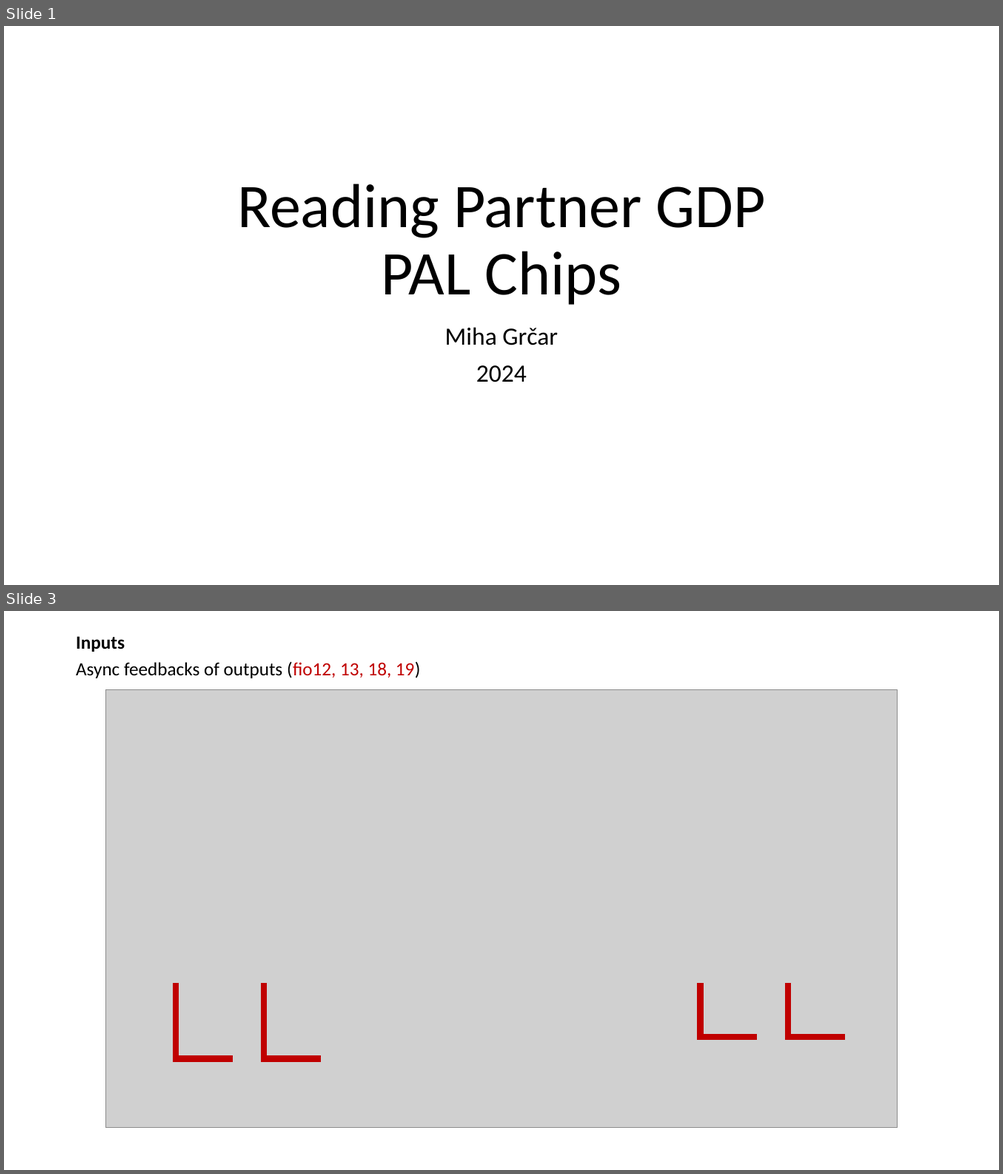
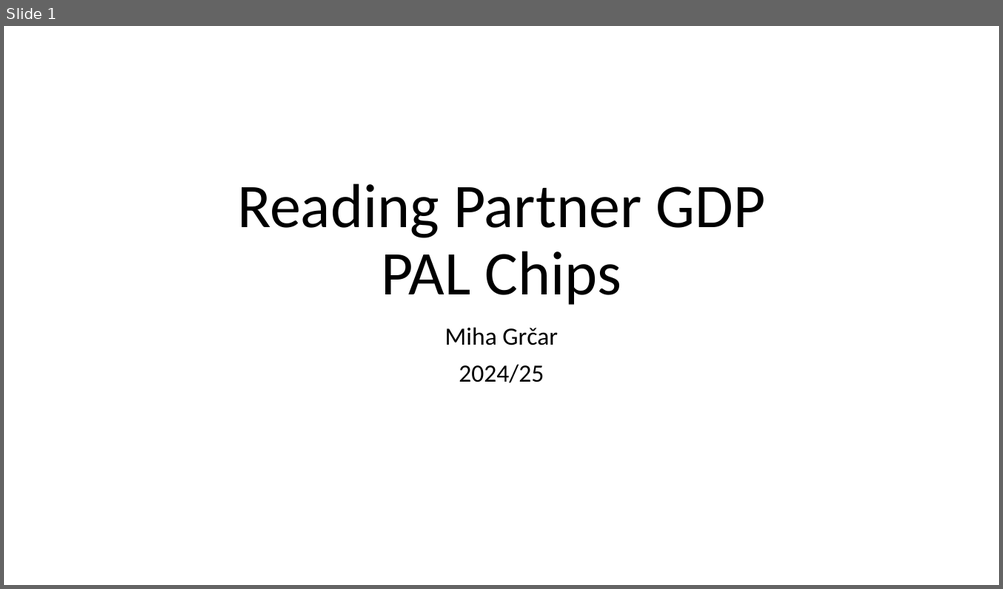
Before and after one commit to OddbitCoder/GdpPalAnalyzer, a slide deck: docs/PAL.pptx. Shown one above the other, each under a label of ours: slides 1 and 3 before the commit, slide 1 after it; the slides between them are not shown. The pictures are 1003x1174 and 1003x589 pixels, drawn with LibreOffice and Linux fonts; fonts in the diff are those of the drawing; grey boxes stand for pictures. Boxes give left, top, right and bottom in pixels: in the first picture for what was removed or moved away, otherwise in the second. Text is boxed around its words. In the diff, an @@ line names an element or a change of style, - is before the commit and + after.

```diff
--- a/docs/PAL.pptx
+++ b/docs/PAL.pptx
@@ slide 3 removed at <box>4,611,999,1170</box>, background #FFFFFF @@
@@ text removed at <box>76,636,125,652</box> @@
-Inputs
@@ text removed at <box>76,661,420,678</box> @@
-Async feedbacks of outputs (fio12, 13, 18, 19)
@@ picture removed at <box>105,690,897,1129</box> @@
@@ freeform shape removed at <box>176,983,233,1059</box> @@
@@ freeform shape removed at <box>264,983,320,1059</box> @@
@@ freeform shape removed at <box>700,983,757,1037</box> @@
@@ freeform shape removed at <box>788,983,845,1037</box> @@
@@ slide 1 changed as well @@
@@ subtitle at <box>458,364,543,383</box>: text changed @@
-2024
+2024/25
```
Also in this commit, not shown: 4 slides added, 9 other slides removed.
